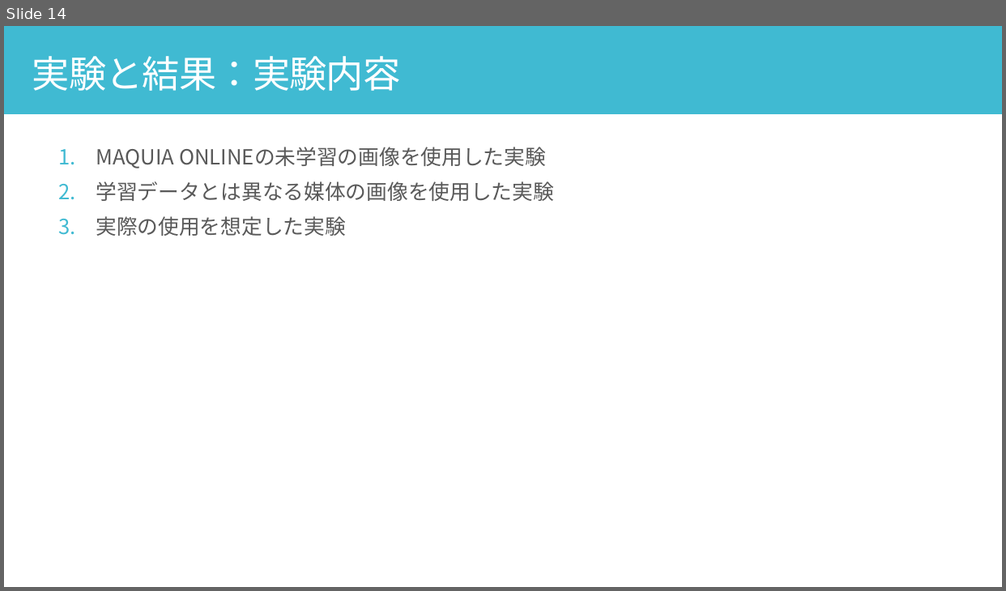
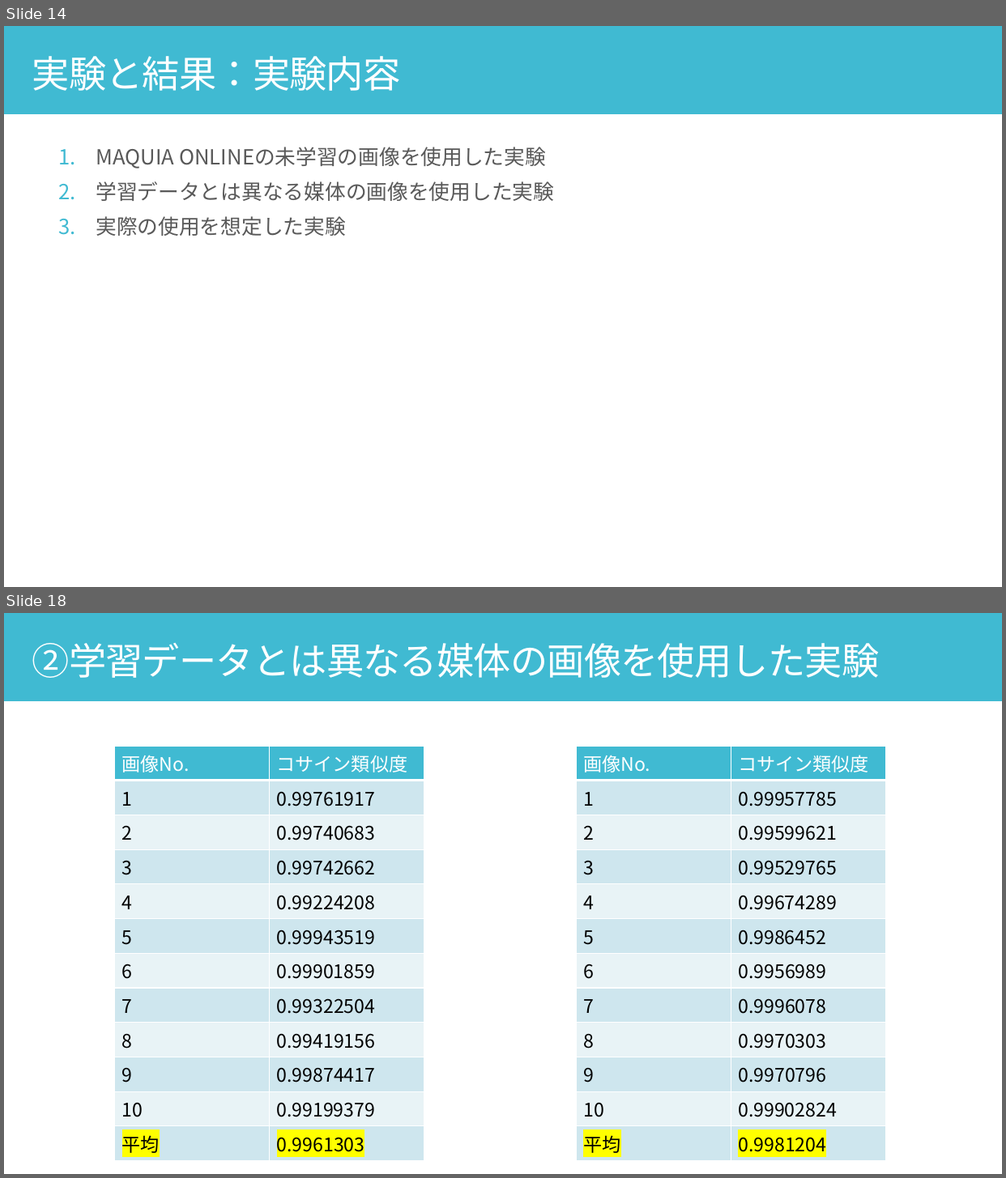
Before and after one commit to yuu5322/sci23, a slide deck: 口頭試問.pptx. Shown one above the other, each under a label of ours: slide 14 before the commit, slides 14 and 18 after it; the slides between them are not shown. The pictures are 1006x591 and 1006x1178 pixels, drawn with LibreOffice and Linux fonts; fonts in the diff are those of the drawing. Boxes give left, top, right and bottom in pixels: in the first picture for what was removed or moved away, otherwise in the second. Text is boxed around its words. In the diff, an @@ line names an element or a change of style, - is before the commit and + after.

```diff
--- a/口頭試問.pptx
+++ b/口頭試問.pptx
@@ slide 18 added at <box>4,613,1002,1174</box>, background #FFFFFF @@
@@ rectangle added at <box>4,613,1002,701</box>, fill #40BAD2 @@
@@ text added at <box>32,643,880,678</box>, 36 pt, text #FFFFFF @@
+②学習データとは異なる媒体の画像を使用した実験
@@ table added at <box>115,747,424,1159</box>, 12 rows, 2 columns @@
+画像No. | コサイン類似度
+1 | 0.99761917
+2 | 0.99740683
+3 | 0.99742662
+4 | 0.99224208
+5 | 0.99943519
+6 | 0.99901859
+7 | 0.99322504
+8 | 0.99419156
+9 | 0.99874417
+10 | 0.99199379
+平均 | 0.9961303
@@ table added at <box>576,747,886,1157</box>, 12 rows, 2 columns @@
+画像No. | コサイン類似度
+1 | 0.99957785
+2 | 0.99599621
+3 | 0.99529765
+4 | 0.99674289
+5 | 0.9986452
+6 | 0.9956989
+7 | 0.9996078
+8 | 0.9970303
+9 | 0.9970796
+10 | 0.99902824
+平均 | 0.9981204
```
Also in this commit, not shown: 5 slides changed, 3 other slides added, 7 slides removed.
